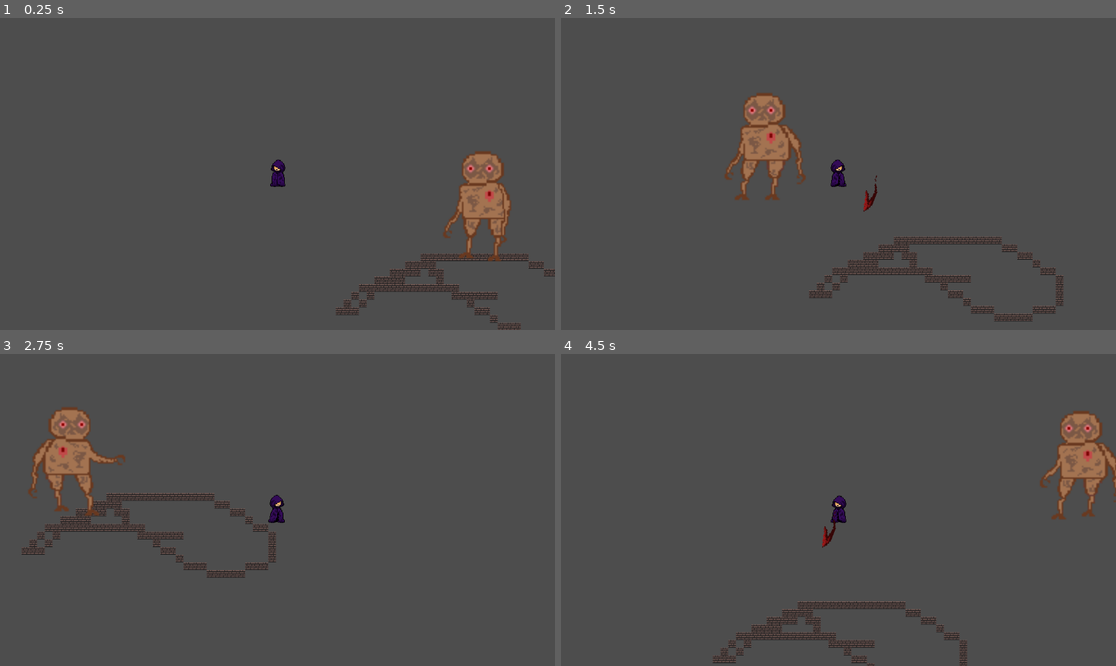
Above: before the commit, frames 1-4 (two rows, left to right).
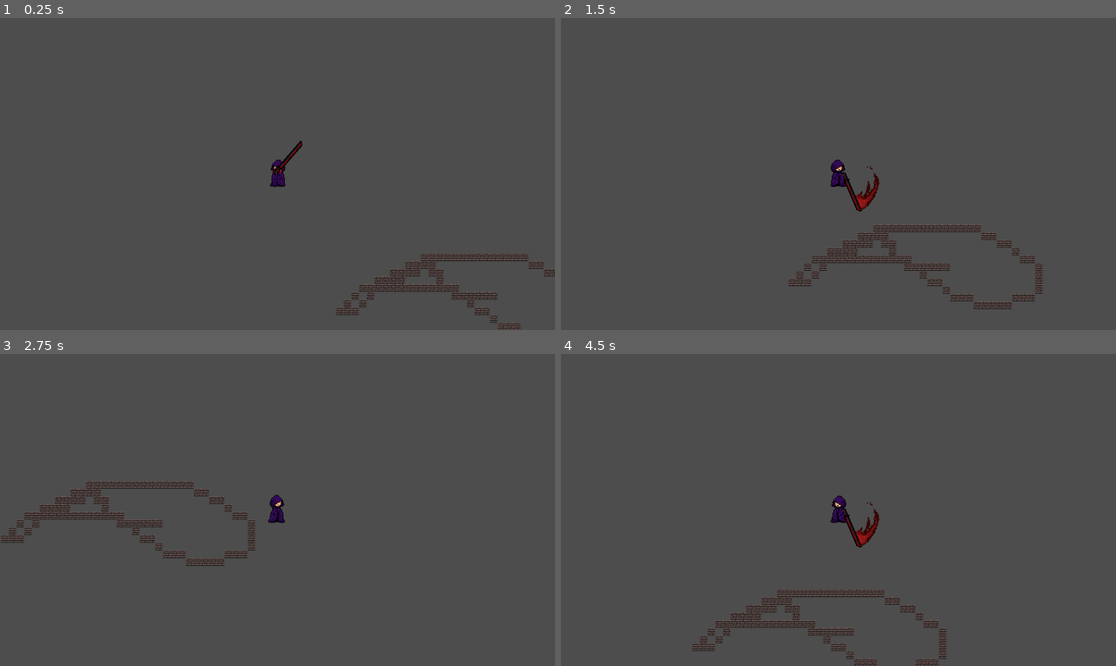
Above: after the commit, the same moments.

Repository: Eathand/GDA-Game
Game: Godot game, scene res://scenes/Main.tscn
The game is run twice, just before and just after one commit, with the same random seed, the same clock (stepped at 60 frames per second) and the same inputs. The engine's default icon, where the game draws it, is replaced by a stand-in: a white triangle on a blue panel in a dark square.
Inputs (mouse positions are in pixels of both pictures, inside the frame that each line leads up to):
- Up to frame 1 (0.25 s): no input
- Up to frame 2 (1.5 s): move the mouse to (960, 158) at 0.52 s; hold D (right) 0.53-1.28 s; click (960, 158) at 0.6 s; move the mouse to (727, 189) at 1.27 s; hold S (down) from 1.28 s (still down); click (727, 189) at 1.35 s
- Up to frame 3 (2.75 s): move the mouse to (333, 441) at 2.02 s; release S (down) at 2.03 s; hold D (right) from 2.03 s (still down); tap Shift (dash) at 2.1 s; click (333, 441) at 2.3 s
- Up to frame 4 (4.5 s): move the mouse to (810, 572) at 2.77 s; release D (right) at 2.78 s; hold W (up) 2.78-3.53 s; tap P (test_damage) at 2.85 s; click (810, 572) at 3.05 s; move the mouse to (1005, 556) at 3.52 s; hold A (left) from 3.53 s (still down); click (1005, 556) at 3.6 s; move the mouse to (672, 463) at 4.27 s; click (672, 463) at 4.35 s

The runs differ from the first frame. In frame 1, 2.4% of the frame differs, in the area x 48-93%, y 39-78%; in frame 2, 5.3%, in the area x 29-91%, y 24-98%; in frame 3, 4.9%; in frame 4, 5.0%.

Commit message:
fixing animations

Diff:
--- a/gda-game-capstone/scenes/Main.tscn
+++ b/gda-game-capstone/scenes/Main.tscn
@@ -1,11 +1,10 @@
-[gd_scene load_steps=12 format=3 uid="uid://u6jsd1u1khm8"]
+[gd_scene load_steps=11 format=3 uid="uid://u6jsd1u1khm8"]
 
 [ext_resource type="Texture2D" uid="uid://b6ux81xfksquv" path="res://tileset/0x72_DungeonTilesetII_v1.7/0x72_DungeonTilesetII_v1.7.png" id="1_kb3yc"]
 [ext_resource type="Texture2D" uid="uid://b7kuf7ku4t1sb" path="res://tileset/0x72_DungeonTilesetII_v1.7/atlas_floor-16x16.png" id="2_841kv"]
 [ext_resource type="Texture2D" uid="uid://cbqg5dxn4kvbc" path="res://tileset/0x72_DungeonTilesetII_v1.7/atlas_walls_high-16x32.png" id="3_loqeb"]
 [ext_resource type="Texture2D" uid="uid://778ae7qkf6aw" path="res://tileset/0x72_DungeonTilesetII_v1.7/atlas_walls_low-16x16.png" id="4_vcqlc"]
 [ext_resource type="PackedScene" uid="uid://dw7pcx2ur8mps" path="res://scenes/player.tscn" id="5_5qw7p"]
-[ext_resource type="PackedScene" uid="uid://bdav71f162way" path="res://scenes/mob.tscn" id="6_obpfp"]
 
 [sub_resource type="TileSetAtlasSource" id="TileSetAtlasSource_jl4hk"]
 texture = ExtResource("1_kb3yc")
@@ -902,6 +901,3 @@
 
 [node name="Player" parent="." instance=ExtResource("5_5qw7p")]
 position = Vector2(439, 235)
-
-[node name="Mob" parent="." instance=ExtResource("6_obpfp")]
-position = Vector2(878, 296)
--- a/gda-game-capstone/scenes/player.tscn
+++ b/gda-game-capstone/scenes/player.tscn
@@ -47,6 +47,7 @@
 [node name="Player" type="CharacterBody2D"]
 motion_mode = 1
 script = ExtResource("1_frp8s")
+acceleration = 100000000
 
 [node name="playercol" type="CollisionShape2D" parent="."]
 shape = SubResource("CircleShape2D_r0sq4")
@@ -78,8 +79,7 @@
 scale = Vector2(-1, 1)
 
 [node name="Sword" parent="root" instance=ExtResource("3_ro1b5")]
-visible = false
-position = Vector2(43, 2)
+position = Vector2(-13, 1)
 rotation = 1.1973
 scale = Vector2(3, 3)
 
--- a/gda-game-capstone/scenes/sword.tscn
+++ b/gda-game-capstone/scenes/sword.tscn
@@ -1,7 +1,8 @@
-[gd_scene load_steps=11 format=3 uid="uid://cwpoiwpgp5ykn"]
+[gd_scene load_steps=12 format=3 uid="uid://cwpoiwpgp5ykn"]
 
 [ext_resource type="Script" path="res://scripts/sword.gd" id="1_idhua"]
 [ext_resource type="Texture2D" uid="uid://b3ucxrla7wnae" path="res://scenes/weaponsmear-Sheet (1).png" id="2_xr35n"]
+[ext_resource type="Texture2D" uid="uid://ppg6rcks6bdd" path="res://weapon.png" id="3_r7xet"]
 
 [sub_resource type="CapsuleShape2D" id="CapsuleShape2D_je24y"]
 radius = 0.25
@@ -69,10 +70,58 @@
 "update": 0,
 "values": [Vector2(3, 3)]
 }
+tracks/5/type = "value"
+tracks/5/imported = false
+tracks/5/enabled = true
+tracks/5/path = NodePath("Sprite2D2:rotation")
+tracks/5/interp = 1
+tracks/5/loop_wrap = true
+tracks/5/keys = {
+"times": PackedFloat32Array(0),
+"transitions": PackedFloat32Array(1),
+"update": 0,
+"values": [-0.340339]
+}
+tracks/6/type = "value"
+tracks/6/imported = false
+tracks/6/enabled = true
+tracks/6/path = NodePath("Sprite2D2:position")
+tracks/6/interp = 1
+tracks/6/loop_wrap = true
+tracks/6/keys = {
+"times": PackedFloat32Array(0),
+"transitions": PackedFloat32Array(1),
+"update": 0,
+"values": [Vector2(-12, -1)]
+}
+tracks/7/type = "value"
+tracks/7/imported = false
+tracks/7/enabled = true
+tracks/7/path = NodePath("Sprite2D:position")
+tracks/7/interp = 1
+tracks/7/loop_wrap = true
+tracks/7/keys = {
+"times": PackedFloat32Array(0),
+"transitions": PackedFloat32Array(1),
+"update": 0,
+"values": [Vector2(2, -2)]
+}
+tracks/8/type = "value"
+tracks/8/imported = false
+tracks/8/enabled = true
+tracks/8/path = NodePath("Sprite2D:rotation")
+tracks/8/interp = 1
+tracks/8/loop_wrap = true
+tracks/8/keys = {
+"times": PackedFloat32Array(0),
+"transitions": PackedFloat32Array(1),
+"update": 0,
+"values": [0.302084]
+}
 
 [sub_resource type="Animation" id="Animation_pupvg"]
 resource_name = "swing"
-length = 0.06
+length = 0.04
 step = 0.01
 tracks/0/type = "value"
 tracks/0/imported = false
@@ -133,6 +182,54 @@
 "transitions": PackedFloat32Array(1),
 "update": 0,
 "values": [Vector2(3, 3)]
+}
+tracks/5/type = "value"
+tracks/5/imported = false
+tracks/5/enabled = true
+tracks/5/path = NodePath("Sprite2D2:rotation")
+tracks/5/interp = 1
+tracks/5/loop_wrap = true
+tracks/5/keys = {
+"times": PackedFloat32Array(0, 0.02, 0.03, 0.04, 0.06),
+"transitions": PackedFloat32Array(1, 1, 1, 1, 1),
+"update": 0,
+"values": [-0.340339, -1.86925, -2.14468, -2.3631, -2.91397]
+}
+tracks/6/type = "value"
+tracks/6/imported = false
+tracks/6/enabled = true
+tracks/6/path = NodePath("Sprite2D2:position")
+tracks/6/interp = 1
+tracks/6/loop_wrap = true
+tracks/6/keys = {
+"times": PackedFloat32Array(0, 0.01, 0.02, 0.03, 0.04, 0.05, 0.06),
+"transitions": PackedFloat32Array(1, 1, 1, 1, 1, 1, 1),
+"update": 0,
+"values": [Vector2(-13, 5), Vector2(-6, 13), Vector2(4, 13), Vector2(7, 11), Vector2(10, 9), Vector2(13, 7), Vector2(14, 3)]
+}
+tracks/7/type = "value"
+tracks/7/imported = false
+tracks/7/enabled = true
+tracks/7/path = NodePath("Sprite2D:position")
+tracks/7/interp = 1
+tracks/7/loop_wrap = true
+tracks/7/keys = {
+"times": PackedFloat32Array(0, 0.01, 0.02, 0.03, 0.04, 0.05, 0.06),
+"transitions": PackedFloat32Array(1, 1, 1, 1, 1, 1, 1),
+"update": 0,
+"values": [Vector2(-7, 6), Vector2(-2, 9), Vector2(5, 10), Vector2(7, 7), Vector2(8, 6), Vector2(9, 4), Vector2(4, -4)]
+}
+tracks/8/type = "value"
+tracks/8/imported = false
+tracks/8/enabled = true
+tracks/8/path = NodePath("Sprite2D:rotation")
+tracks/8/interp = 1
+tracks/8/loop_wrap = true
+tracks/8/keys = {
+"times": PackedFloat32Array(0, 0.01, 0.02, 0.04, 0.05, 0.06),
+"transitions": PackedFloat32Array(1, 1, 1, 1, 1, 1),
+"update": 0,
+"values": [0.167353, -0.627126, 0.302084, -0.260538, -0.56161, -0.020494]
 }
 
 [sub_resource type="AnimationLibrary" id="AnimationLibrary_qhnxx"]
@@ -197,8 +294,17 @@
 frame_progress = 0.666349
 
 [node name="Sprite2D" type="Sprite2D" parent="."]
+position = Vector2(2, -2)
+rotation = 0.302084
 scale = Vector2(0.031, 0.027)
 texture = ExtResource("2_xr35n")
 hframes = 3
 
+[node name="Sprite2D2" type="Sprite2D" parent="."]
+position = Vector2(-12, -1)
+rotation = -0.340339
+scale = Vector2(0.1, 0.1)
+texture = ExtResource("3_r7xet")
+flip_h = true
+
 [connection signal="body_entered" from="Area2D" to="." method="_on_area_2d_body_entered"]
--- a/gda-game-capstone/scripts/player.gd
+++ b/gda-game-capstone/scripts/player.gd
@@ -11,8 +11,8 @@
 
 @onready var sword: Sword = $root/Sword
 
-@export var acceleration := 100000
-@export var deceleration := 100000
+@export var acceleration := 1000000
+@export var deceleration := 1000000
 @export var dash_speed := 1500.0
 @export var dash_duration := .2
 @export var dash_cooldown := 1.5
@@ -76,10 +76,12 @@
 		sword.area_2d.hide()
 	if Input.is_action_pressed("right"):
 		animated_sprite_2d.flip_h = true
-		sword.position.x = -43
+		#sword.position.x = -43
+		#sword.rotation = 1
 	if Input.is_action_pressed("left"):
 		animated_sprite_2d.flip_h = false
-		sword.position.x = 43
+		#sword.position.x = 43
+
 func start_dash(direction: Vector2):
 	is_dashing = true
 	dash_timer = dash_duration
--- a/gda-game-capstone/scripts/sword.gd
+++ b/gda-game-capstone/scripts/sword.gd
@@ -24,3 +24,4 @@
 	if Input.is_action_just_pressed("Swing"):
 		slashh.play("swingg")
 		animation_player.play("swing")
+		await animation_player
Binary file added: gda-game-capstone/weapon.png
Not shown, added: gda-game-capstone/weapon.png.import
